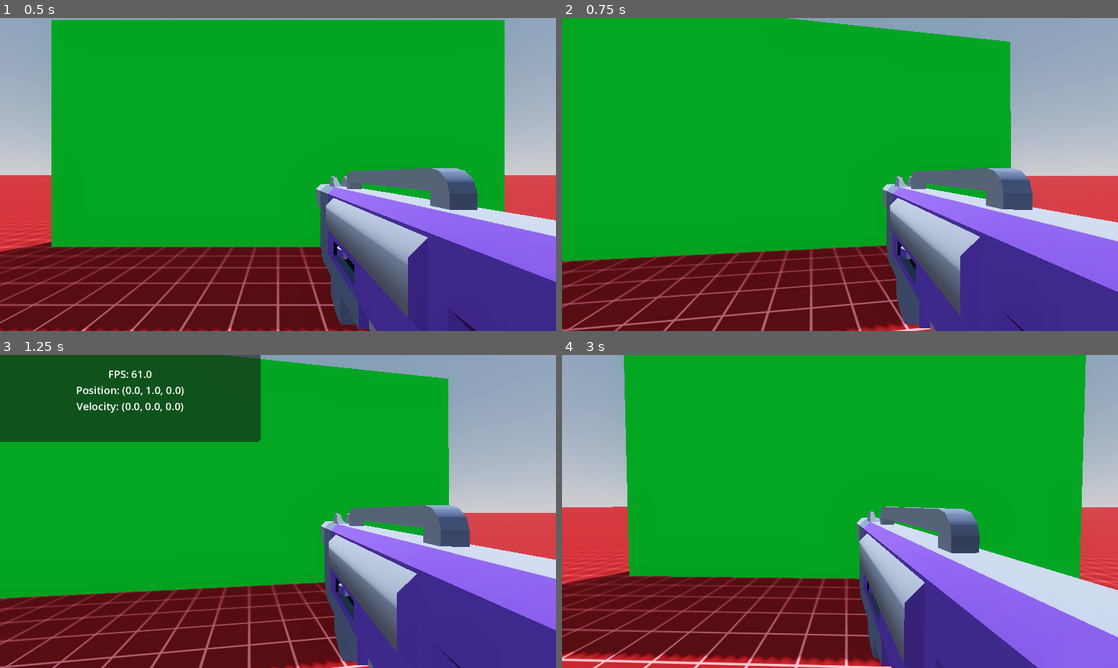
Above: before the commit, frames 1-4 (two rows, left to right).
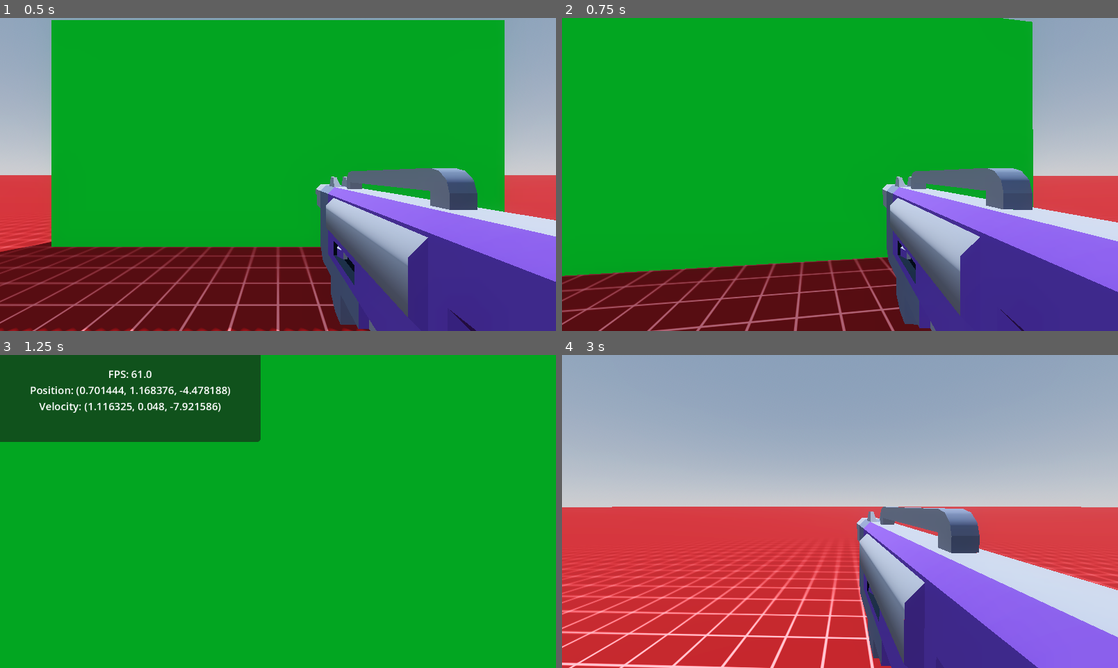
Above: after the commit, the same moments.

Repository: beanarchystudios/immersive
Game: Godot game, scene res://Scenes/Maps/playground.tscn
The game is run twice, just before and just after one commit, with the same random seed, the same clock (stepped at 60 frames per second) and the same inputs.
Inputs (mouse positions are in pixels of both pictures, inside the frame that each line leads up to):
- Up to frame 1 (0.5 s): no input
- Up to frame 2 (0.75 s): tap Enter at 0.5 s; move the mouse to (867, 174) at 0.52 s; hold W (move_up, bound only after the commit) from 0.53 s (still down); hold F (grab, bound only before the commit) from 0.53 s (still down)
- Up to frame 3 (1.25 s): keep holding W (move_up, bound only after the commit); keep holding F (grab, bound only before the commit); tap Space (jump) at 0.77, 1.07 s; tap V (noclip) at 0.8 s
- Up to frame 4 (3 s): keep holding W (move_up, bound only after the commit); move the mouse to (812, 511) at 1.27 s; release F (grab, bound only before the commit) at 1.28 s; tap V (noclip) at 1.35 s; tap Space (jump) at 1.52, 1.55, 1.82, 2.1 s; move the mouse to (851, 505) at 2.02 s; hold F (grab, bound only before the commit) 2.03-2.78 s; move the mouse to (834, 517) at 2.77 s; right-click (834, 517) at 2.85 s

Frame 1 is identical in both runs. In frame 2, 9.9% of the frame differs, in the area x 0-88%, y 0-100%; in frame 3, 48%; in frame 4, 68%, in the area x 0-100%, y 0-100%.

Commit message:
Fix Input

Diff:
--- a/Scenes/Maps/playground.tscn
+++ b/Scenes/Maps/playground.tscn
@@ -36,13 +36,6 @@
 glow_enabled = true
 glow_bloom = 0.1
 
-[sub_resource type="SphereMesh" id="SphereMesh_dptpw"]
-radius = 0.25
-height = 0.5
-
-[sub_resource type="SphereShape3D" id="SphereShape3D_dptpw"]
-radius = 0.25
-
 [node name="Playground" type="Node3D"]
 
 [node name="Floor" type="StaticBody3D" parent="."]
@@ -72,12 +65,3 @@
 
 [node name="WorldEnvironment" type="WorldEnvironment" parent="Lighting"]
 environment = SubResource("Environment_mcjj0")
-
-[node name="Ball" type="RigidBody3D" parent="."]
-transform = Transform3D(1, 0, 0, 0, 1, 0, 0, 0, 1, 2.28668, 1.07068, 0)
-
-[node name="MeshInstance3D" type="MeshInstance3D" parent="Ball"]
-mesh = SubResource("SphereMesh_dptpw")
-
-[node name="CollisionShape3D" type="CollisionShape3D" parent="Ball"]
-shape = SubResource("SphereShape3D_dptpw")
--- a/Scenes/Player/player.tscn
+++ b/Scenes/Player/player.tscn
@@ -1,8 +1,7 @@
-[gd_scene load_steps=9 format=3 uid="uid://et4uuqnudplt"]
+[gd_scene load_steps=8 format=3 uid="uid://et4uuqnudplt"]
 
 [ext_resource type="Script" uid="uid://h71vx586hpx7" path="res://Scripts/Player/player.gd" id="1_uvnfx"]
 [ext_resource type="PackedScene" uid="uid://cxv515csr63hw" path="res://Scenes/Player/Abilities/shoot.tscn" id="2_a3d8c"]
-[ext_resource type="PackedScene" uid="uid://bogecjmyjgjjv" path="res://Scenes/Player/Abilities/interact.tscn" id="3_htcer"]
 [ext_resource type="PackedScene" uid="uid://b6um36yban1w" path="res://Scenes/Player/hud.tscn" id="3_xpcdj"]
 
 [sub_resource type="StandardMaterial3D" id="StandardMaterial3D_mtuoh"]
@@ -45,7 +44,4 @@
 
 [node name="Shoot" parent="Pivot" instance=ExtResource("2_a3d8c")]
 
-[node name="Interact" parent="Pivot" instance=ExtResource("3_htcer")]
-target_position = Vector3(0, 0, -2.5)
-
 [node name="HUD" parent="." instance=ExtResource("3_xpcdj")]
--- a/Scripts/Managers/lumbergh.gd
+++ b/Scripts/Managers/lumbergh.gd
@@ -10,6 +10,8 @@
 @export var player_scene: PackedScene = preload("res://Scenes/Player/player.tscn")
 
 @onready var console = JavaScriptBridge.get_interface("console")
+
+var is_mobile := false
 
 var player_states = []
 var player_scenes = []
@@ -57,6 +59,12 @@
 	player_joysticks.push_back(joystick)
 	player_scenes.push_back(player)
 
+	if OS.has_feature("web"):
+		is_mobile = bool(JavaScriptBridge.eval("window.orientation > -1;"))
+		print("On mobile device: ", is_mobile)
+		if not is_mobile:
+			joystick.destroy()
+
 	# Listen to onQuit event
 	var onQuitCb = func onPlayerQuit(args):
 		print("player quit: ", state.id)
@@ -85,32 +93,18 @@
 
 # Called every frame. 'delta' is the elapsed time since the previous frame.
 func _process(delta):
-	for i in player_joysticks.size():
+	for i in player_scenes.size():
 		var joystick = player_joysticks[i]
 		var state = player_states[i]
 		var scene = player_scenes[i]
-		if (Playroom.isHost()):
+		if (Playroom.me().id == scene.name):
 			var dpad = joystick.dpad()
 
-			if dpad.x == "left":
-				scene.input_dir.x = -1
-			elif dpad.x == "right":
-				scene.input_dir.x = 1
-			else:
-				scene.input_dir.x = 0
+			scene.input_dir = Input.get_vector("move_left", "move_right", "move_up", "move_down").normalized()
 
-			if dpad.y == "up":
-				scene.input_dir.y = -1
-			elif dpad.y == "down":
-				scene.input_dir.y = 1
-			else:
-				scene.input_dir.y = 0
-			scene.input_dir = scene.input_dir.normalized()
+			if Input.is_action_just_pressed("jump") or joystick.isPressed("jump"):
+				scene.jump()
 
-			#if joystick.isPressed("jump"):
-			if Input.is_action_just_pressed("jump"):
-				if scene.name == Playroom.me().id:
-					scene.jump()
 			state.setState("px", scene.get_position().x)
 			state.setState("py", scene.get_position().y)
 			state.setState("pz", scene.get_position().z)
--- a/Scripts/Player/Abilities/shoot.gd
+++ b/Scripts/Player/Abilities/shoot.gd
@@ -147,7 +147,7 @@
 
 func spawn_bullet_hole() -> void:
 	var bullet_hole := BULLET_HOLE.instantiate() as Sprite3D
-	owner.owner.add_child(bullet_hole)
+	get_tree().current_scene.add_child(bullet_hole)
 
 	var bh_normal := get_collision_normal()
 	bullet_hole.position = get_collision_point() + (bh_normal / 50)
--- a/Scripts/Player/player.gd
+++ b/Scripts/Player/player.gd
@@ -55,6 +55,10 @@
 
 ## The sensitivity of the mouse for turning the camera.
 @export var mouse_sensitivity := 0.002
+## The sensitivity of the right joystick for turning the camera.
+@export var joystick_sensitivity := 0.045
+## The deadzone of the right joystick.
+@export var joystick_deadzone := 0.15
 
 ## Enable the minimap.
 @export var minimap := false
@@ -208,15 +212,27 @@
 		elif velocity.y < 0.0:
 			movement_state = MovementState.FALLING
 
+func handle_right_stick_look(delta: float) -> void:
+	var look_vector := Vector2(-Input.get_joy_axis(0, JOY_AXIS_RIGHT_X), -Input.get_joy_axis(0, JOY_AXIS_RIGHT_Y))
+	if look_vector.length() < joystick_deadzone: return
+
+	rotate_y(look_vector.x * joystick_sensitivity)
+	_pivot.rotate_x(look_vector.y * joystick_sensitivity)
+	_pivot.rotation.x = clampf(_pivot.rotation.x, deg_to_rad(-90), deg_to_rad(90))
+
 func _physics_process(delta: float) -> void:
 	if PauseLayer.game_paused: return
 
-	#input_dir = Input.get_vector("move_left", "move_right", "move_up", "move_down")
+	if not OS.has_feature("web"):
+		input_dir = Input.get_vector("move_left", "move_right", "move_up", "move_down")
 	direction = (transform.basis * Vector3(input_dir.x, 0, input_dir.y)).normalized()
 
 	handle_states()
+	handle_right_stick_look(delta)
 	if not noclip:
 		if is_on_floor():
+			if not OS.has_feature("web") and Input.is_action_just_pressed("jump"):
+				jump()
 			handle_ground_movement(delta)
 		else:
 			handle_air_movement(delta)
--- a/project.godot
+++ b/project.godot
@@ -31,54 +31,82 @@
 jump={
 "deadzone": 0.2,
 "events": [Object(InputEventKey,"resource_local_to_scene":false,"resource_name":"","device":-1,"window_id":0,"alt_press …(191 unchanged characters)…
+, Object(InputEventJoypadButton,"resource_local_to_scene":false,"resource_name":"","device":-1,"button_index":0,"pressure":0.0,"pressed":false,"script":null)
 ]
 }
 noclip={
 "deadzone": 0.2,
 "events": [Object(InputEventKey,"resource_local_to_scene":false,"resource_name":"","device":-1,"window_id":0,"alt_press …(192 unchanged characters)…
+, Object(InputEventJoypadButton,"resource_local_to_scene":false,"resource_name":"","device":-1,"button_index":13,"pressure":0.0,"pressed":false,"script":null)
 ]
 }
 run={
 "deadzone": 0.2,
 "events": [Object(InputEventKey,"resource_local_to_scene":false,"resource_name":"","device":-1,"window_id":0,"alt_press …(195 unchanged characters)…
+, Object(InputEventJoypadButton,"resource_local_to_scene":false,"resource_name":"","device":-1,"button_index":7,"pressure":0.0,"pressed":true,"script":null)
 ]
 }
 crouch={
 "deadzone": 0.2,
 "events": [Object(InputEventKey,"resource_local_to_scene":false,"resource_name":"","device":-1,"window_id":0,"alt_press …(191 unchanged characters)…
+, Object(InputEventJoypadButton,"resource_local_to_scene":false,"resource_name":"","device":-1,"button_index":8,"pressure":0.0,"pressed":true,"script":null)
 ]
 }
 shoot={
 "deadzone": 0.2,
 "events": [Object(InputEventMouseButton,"resource_local_to_scene":false,"resource_name":"","device":-1,"window_id":0,"a …(253 unchanged characters)…
+, Object(InputEventJoypadMotion,"resource_local_to_scene":false,"resource_name":"","device":-1,"axis":5,"axis_value":1.0,"script":null)
 ]
 }
 ads={
 "deadzone": 0.2,
 "events": [Object(InputEventMouseButton,"resource_local_to_scene":false,"resource_name":"","device":-1,"window_id":0,"a …(253 unchanged characters)…
-, Object(InputEventKey,"resource_local_to_scene":false,"reso …(137 unchanged characters)… se,"keycode":0,"physical_keycode":4194327,"key_label":0,"unicode":0,"location":0,"echo":false,"script":null)
+, Object(InputEventKey,"resource_local_to_scene":false,"reso …(137 unchanged characters)… se,"keycode":0,"physical_keycode":4194328,"key_label":0,"unicode":0,"location":0,"echo":false,"script":null)
+, Object(InputEventJoypadMotion,"resource_local_to_scene":false,"resource_name":"","device":-1,"axis":4,"axis_value":1.0,"script":null)
 ]
 }
 next_blaster={
 "deadzone": 0.2,
 "events": [Object(InputEventKey,"resource_local_to_scene":false,"resource_name":"","device":-1,"window_id":0,"alt_press …(195 unchanged characters)…
 , Object(InputEventMouseButton,"resource_local_to_scene":false,"resource_name":"","device":-1,"window_id":0,"alt_presse …(244 unchanged characters)…
+, Object(InputEventJoypadButton,"resource_local_to_scene":false,"resource_name":"","device":-1,"button_index":10,"pressure":0.0,"pressed":true,"script":null)
 ]
 }
 prev_blaster={
 "deadzone": 0.2,
 "events": [Object(InputEventKey,"resource_local_to_scene":false,"resource_name":"","device":-1,"window_id":0,"alt_press …(195 unchanged characters)…
 , Object(InputEventMouseButton,"resource_local_to_scene":false,"resource_name":"","device":-1,"window_id":0,"alt_presse …(244 unchanged characters)…
-]
-}
-grab={
-"deadzone": 0.2,
-"events": [Object(InputEventKey,"resource_local_to_scene":false,"resource_name":"","device":-1,"window_id":0,"alt_pressed":false,"shift_pressed":false,"ctrl_pressed":false,"meta_pressed":false,"pressed":false,"keycode":0,"physical_keycode":70,"key_label":0,"unicode":102,"location":0,"echo":false,"script":null)
+, Object(InputEventJoypadButton,"resource_local_to_scene":false,"resource_name":"","device":-1,"button_index":9,"pressure":0.0,"pressed":true,"script":null)
 ]
 }
 pause={
 "deadzone": 0.2,
 "events": [Object(InputEventKey,"resource_local_to_scene":false,"resource_name":"","device":-1,"window_id":0,"alt_press …(195 unchanged characters)…
+, Object(InputEventJoypadButton,"resource_local_to_scene":false,"resource_name":"","device":-1,"button_index":6,"pressure":0.0,"pressed":true,"script":null)
+]
+}
+move_left={
+"deadzone": 0.2,
+"events": [Object(InputEventKey,"resource_local_to_scene":false,"resource_name":"","device":-1,"window_id":0,"alt_pressed":false,"shift_pressed":false,"ctrl_pressed":false,"meta_pressed":false,"pressed":false,"keycode":0,"physical_keycode":65,"key_label":0,"unicode":97,"location":0,"echo":false,"script":null)
+, Object(InputEventJoypadMotion,"resource_local_to_scene":false,"resource_name":"","device":-1,"axis":0,"axis_value":-1.0,"script":null)
+]
+}
+move_right={
+"deadzone": 0.2,
+"events": [null, Object(InputEventKey,"resource_local_to_scene":false,"resource_name":"","device":-1,"window_id":0,"alt_pressed":false,"shift_pressed":false,"ctrl_pressed":false,"meta_pressed":false,"pressed":false,"keycode":0,"physical_keycode":68,"key_label":0,"unicode":100,"location":0,"echo":false,"script":null)
+, Object(InputEventJoypadMotion,"resource_local_to_scene":false,"resource_name":"","device":-1,"axis":0,"axis_value":1.0,"script":null)
+]
+}
+move_up={
+"deadzone": 0.2,
+"events": [Object(InputEventKey,"resource_local_to_scene":false,"resource_name":"","device":-1,"window_id":0,"alt_pressed":false,"shift_pressed":false,"ctrl_pressed":false,"meta_pressed":false,"pressed":false,"keycode":0,"physical_keycode":87,"key_label":0,"unicode":119,"location":0,"echo":false,"script":null)
+, Object(InputEventJoypadMotion,"resource_local_to_scene":false,"resource_name":"","device":-1,"axis":1,"axis_value":-1.0,"script":null)
+]
+}
+move_down={
+"deadzone": 0.2,
+"events": [Object(InputEventKey,"resource_local_to_scene":false,"resource_name":"","device":-1,"window_id":0,"alt_pressed":false,"shift_pressed":false,"ctrl_pressed":false,"meta_pressed":false,"pressed":false,"keycode":0,"physical_keycode":83,"key_label":0,"unicode":115,"location":0,"echo":false,"script":null)
+, Object(InputEventJoypadMotion,"resource_local_to_scene":false,"resource_name":"","device":-1,"axis":1,"axis_value":1.0,"script":null)
 ]
 }
 
Not shown: 1 places in Scenes/Maps/playground.tscn that only renumber resources
